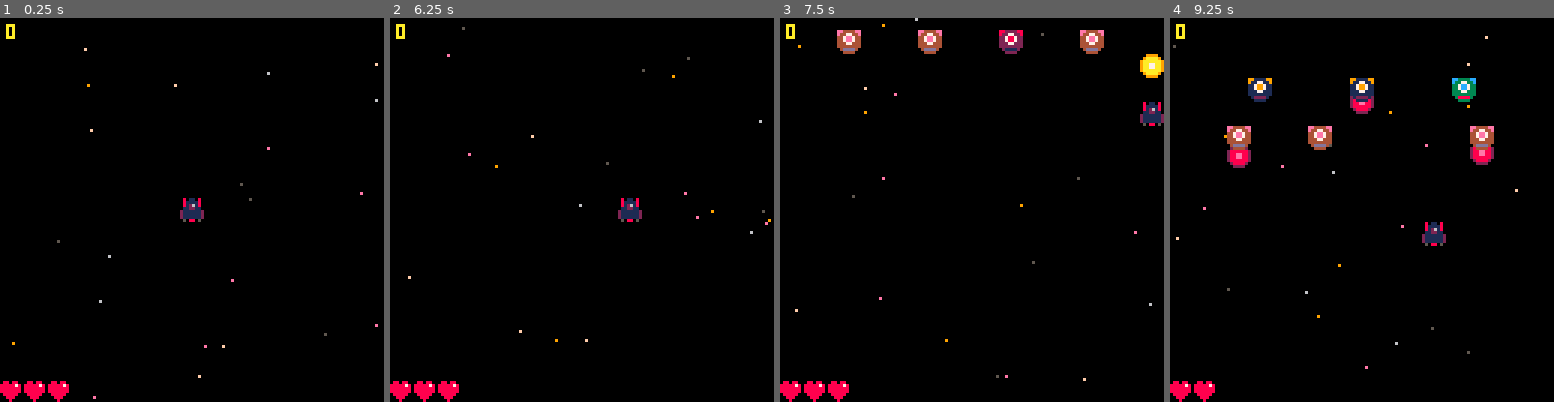
Above: before the commit, frames 1-4 (left to right).
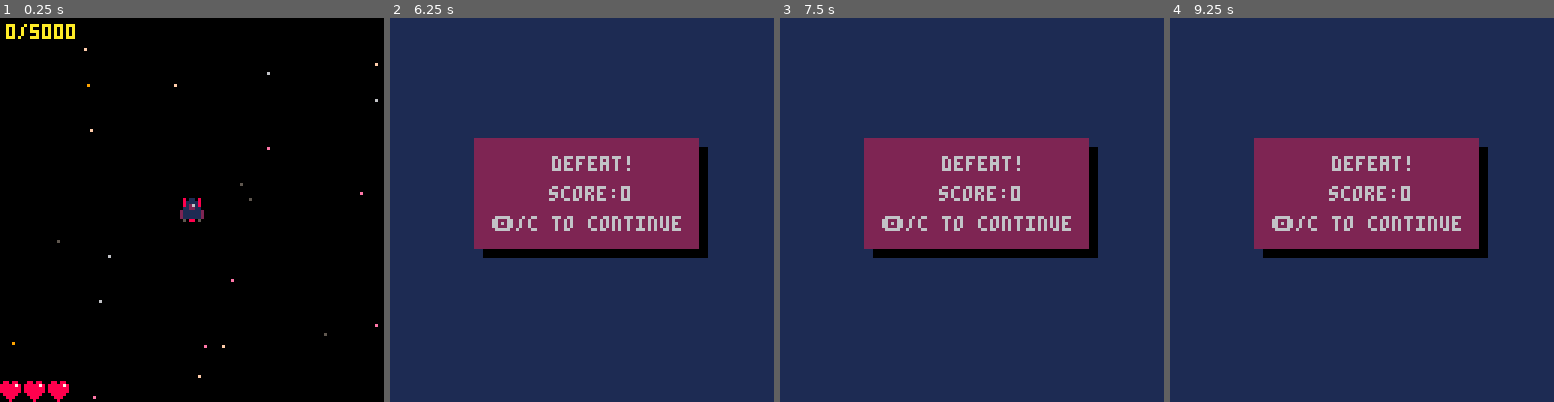
Above: after the commit, the same moments.

Repository: dotmobo/shoot-the-moon
Game: PICO-8 cartridge shooter.p8
Two runs of this game, one before a commit and one after it. Both use one fixed random seed, a clock stepped at 60 frames per second and the inputs below.
Inputs:
- Up to frame 1 (0.25 s): no input
- Up to frame 2 (6.25 s): tap X (X key) at 0.33, 1.07, 1.85, 2.97, 4.08, 5.2 s; tap O (Z key) at 0.7, 1.7, 2.1, 2.5, 2.9, 3.3, 3.7, 4.1, 4.5, 4.9, 5.3, 5.7, 6.1 s; hold Right 1.6-2.1 s; hold Up 2.15-2.42 s; hold Right 2.47-3.03 s; hold Left 3.08-3.58 s; hold Down 3.63-3.97 s; hold Right 4.02-4.68 s; hold Up 4.73-5.03 s; hold Left 5.08-5.68 s; hold Down 5.73-6.03 s; hold Right from 6.08 s (still down)
- Up to frame 3 (7.5 s): tap X (X key) at 6.32, 7.43 s; tap O (Z key) at 6.5, 6.9, 7.3 s; release Right at 6.58 s; hold Right 6.63-7.13 s; hold Up 7.18-7.45 s
- Up to frame 4 (9.25 s): hold Right 7.5-8.07 s; tap O (Z key) every 0.4 s from 7.7 to 8.9 s; hold Left 8.12-8.62 s; tap X (X key) at 8.55 s; hold Down 8.67-9 s; hold Right from 9.05 s (still down)

The runs differ from the first frame. In frame 1, 0.3% of the frame differs, in the area x 4-20%, y 1-6%; in frame 2, 98%, in the area x 0-100%, y 0-100%; in frame 3, 98%; in frame 4, 98%.

Commit message:
add some const

Diff:
--- a/shooter.p8
+++ b/shooter.p8
@@ -3,6 +3,16 @@
 __lua__
 --shoot the moon
 --mobo
+c_goal=5000
+c_ship={x=60,y=60,speed=2,life=3}
+c_max_enemies=12
+c_max_boss=1
+c_bullet_speed=4
+c_enemy_bullet_speed=1
+c_enemy_life=3
+c_enemy_speed=0.3
+c_boss_life=50
+c_boss_speed=1
 
 function _init()
 	state=0
@@ -22,7 +32,7 @@
 -->8
 -- game
 function init_game()
-	p={x=60,y=60,speed=2,life=3}
+	p=c_ship
 	bullets={}
 	enemies_bullets={}
 	enemies={}
@@ -44,10 +54,10 @@
 	update_bullets()
 	update_enemies_bullets()
 	if #enemies==0 then
-		if score<5000 then
-			spawn_enemies(2+ceil(rnd(10)))
+		if score<c_goal then
+			spawn_enemies(2+ceil(rnd(c_max_enemies-2)))
 		elseif #boss==0 then
-			spawn_boss(1)
+			spawn_boss(c_max_boss)
 		end
 	end
 	update_enemies()
@@ -75,7 +85,7 @@
 	local new_bullet={
 		x=p.x,
 		y=p.y;
-		speed=4
+		speed=c_bullet_speed
 	}
 	add(bullets, new_bullet)
 	sfx(0)
@@ -182,7 +192,7 @@
 end
 
 function draw_score()
-	print(score,2,2,10)
+	print(score.."/"..c_goal,2,2,10)
 end
 
 function draw_life()
@@ -215,8 +225,8 @@
 		local new_enemy={
 			x=x,
 			y=y,
-			life=3,
-			speed=0.3,
+			life=c_enemy_life,
+			speed=c_enemy_speed,
 			type=rnd({3,19,35,51}),
 			shoot_timer=flr(rnd(90))
 		}
@@ -325,8 +335,8 @@
 		local new_boss={
 			x=rnd(127-24),
 			y=-20,
-			life=50,
-			speed=1
+			life=c_boss_life,
+			speed=c_boss_speed
 		}
 		add(boss, new_boss)
 		end
@@ -382,7 +392,7 @@
 	local new_bullet={
 		x=e.x,
 		y=e.y;
-		speed=1,
+		speed=c_enemy_bullet_speed,
 		type=18
 	}
 	add(enemies_bullets, new_bullet)
